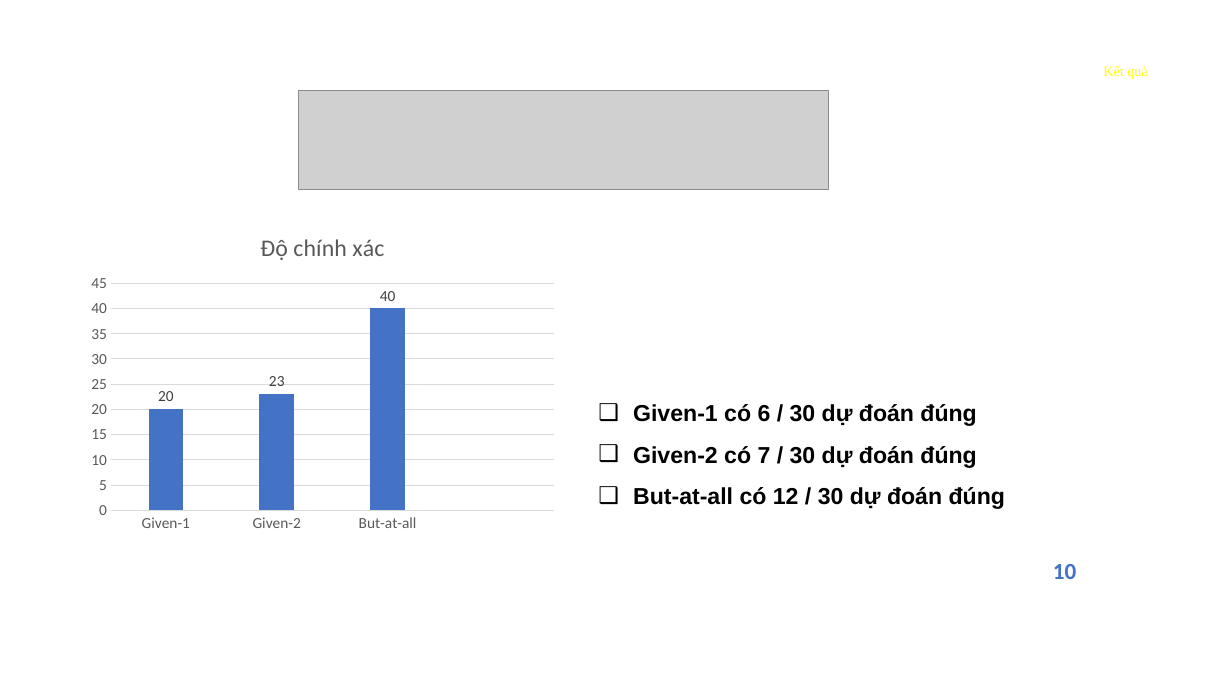
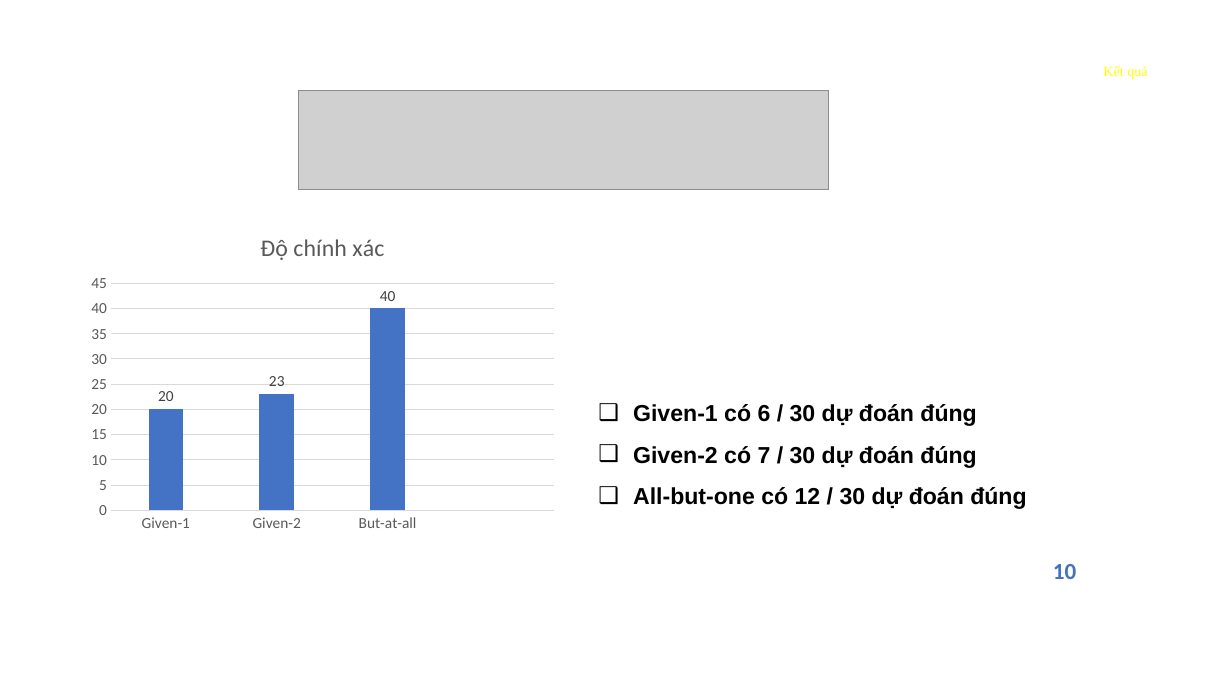
Before and after one commit to NguyenTanPil/food-recipes, a slide deck: slide 12 of documents/presontation.pptx. Drawn at 1232x693 pixels with LibreOffice and Linux fonts; fonts in the diff are those of the drawing; grey boxes stand for pictures; background and template pictures are left out. Boxes give left, top, right and bottom in pixels: in the first picture for what was removed or moved away, otherwise in the second. Text is boxed around its words. In the diff, an @@ line names an element or a change of style, - is before the commit and + after.

```diff
--- a/documents/presontation.pptx
+++ b/documents/presontation.pptx
@@ text at (633,487,1026,509): text changed @@
-❑ But-at-all có 12 / 30 dự đoán đúng
+❑ All-but-one có 12 / 30 dự đoán đúng
```
Also in this commit, not shown: 1 other slide changed, 4 other files.
